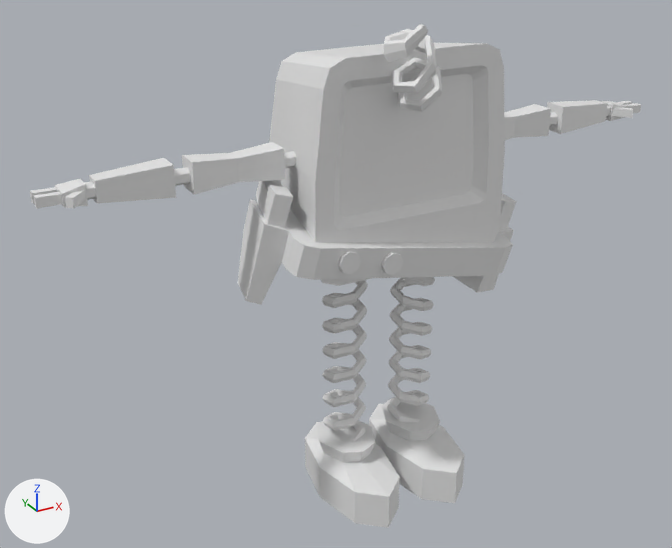
The FBX model Assets/Game/Meshes/robot_attack.fbx: old version first, new version second.
One viewpoint serves both versions: a 50 mm camera at (-4.43, -7.16, 5.93) aimed at (-0.43, 0.1, 2.3). Every picture has the same lights, and +X, +Y and +Z are marked at lower left. Where no turn or scale is listed for an object, it has been applied to the vertices.
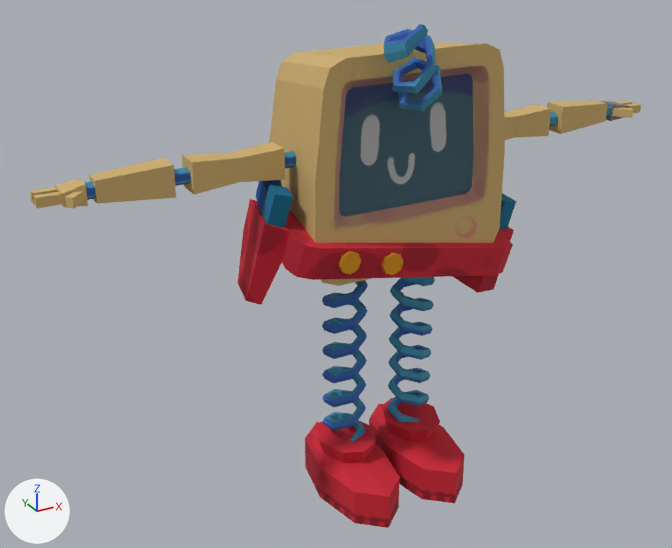
Location of each change, (x1, y1, x2, y2) in pixels of the pictures (672 x 548 px):
'Cube', surface changed
    both: (30, 24, 641, 528)

Edits to the bpy script that builds the scene:
```text
Add img_enemy_03_png:
    img_enemy_03_png = load_image('Enemy_03.png', '../Textures/Enemy_03.png', 2048, 2048, 'sRGB')
Change mat_material_001:
    remove mat_material_001.base_color = (0.8, 0.8, 0.8)  # white #e7e7e7
    add mat_material_001.texture = img_enemy_03_png
    mat_material_001.roughness: 0.5 -> 0.859
Change me_mesh:
    where me_mesh.from_pydata(...)  # 1368 vertices, 1342 faces; spans x -3.18..3.18, y -0.99..0.8, z -0.05..4.79
    used by ob_cube; location = (0.0, 0.0, 0.0)
    me_mesh part 1: texture (UV) coordinates of 1342 of 1342 faces, centred in x -3.18..3.18, y -0.98..0.77, z -0.05..4.78, changed; they spanned u 0.0..1.0, v 0.0..1.0 and now span u 0.0..0.99, v 0.0..1.0
```
